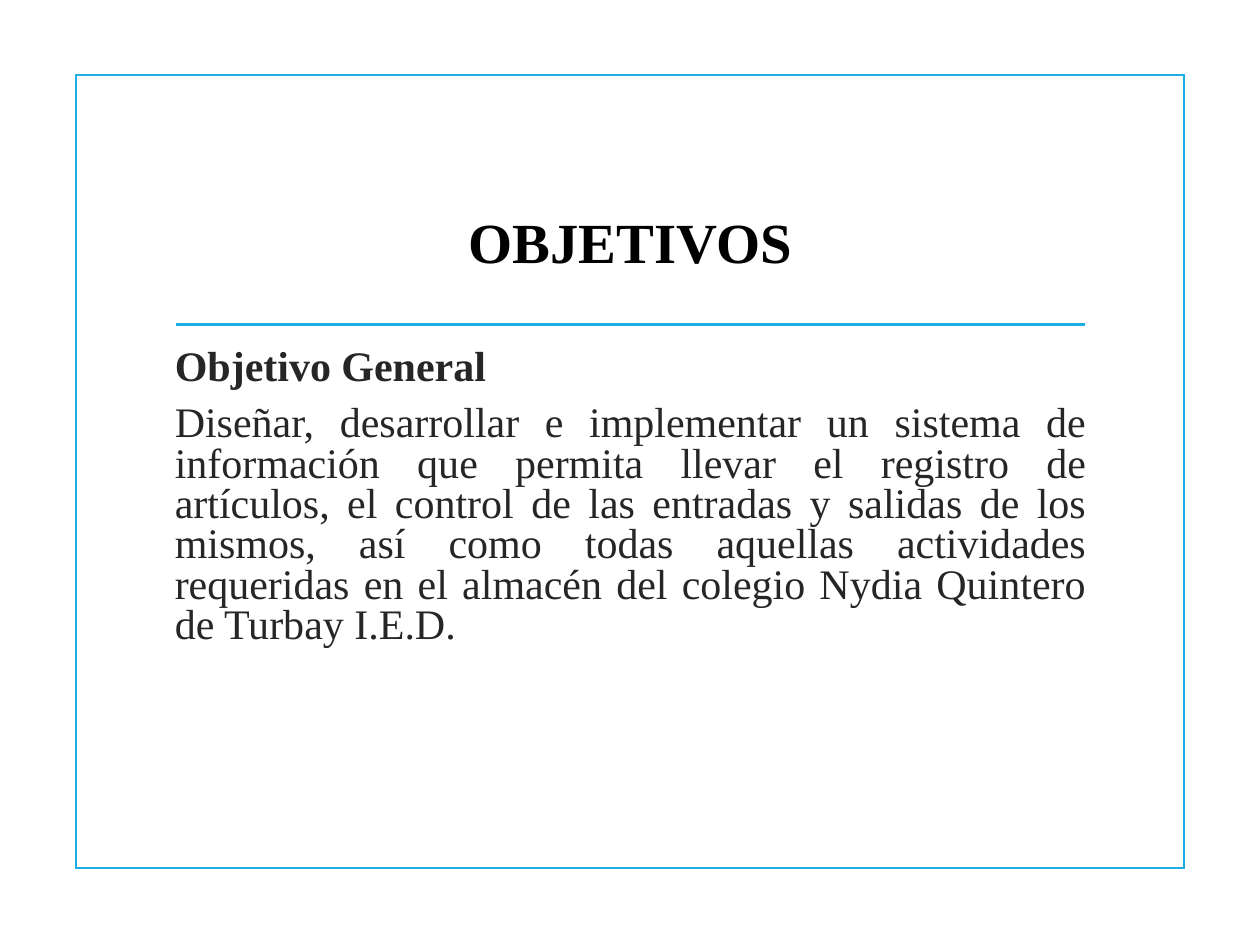
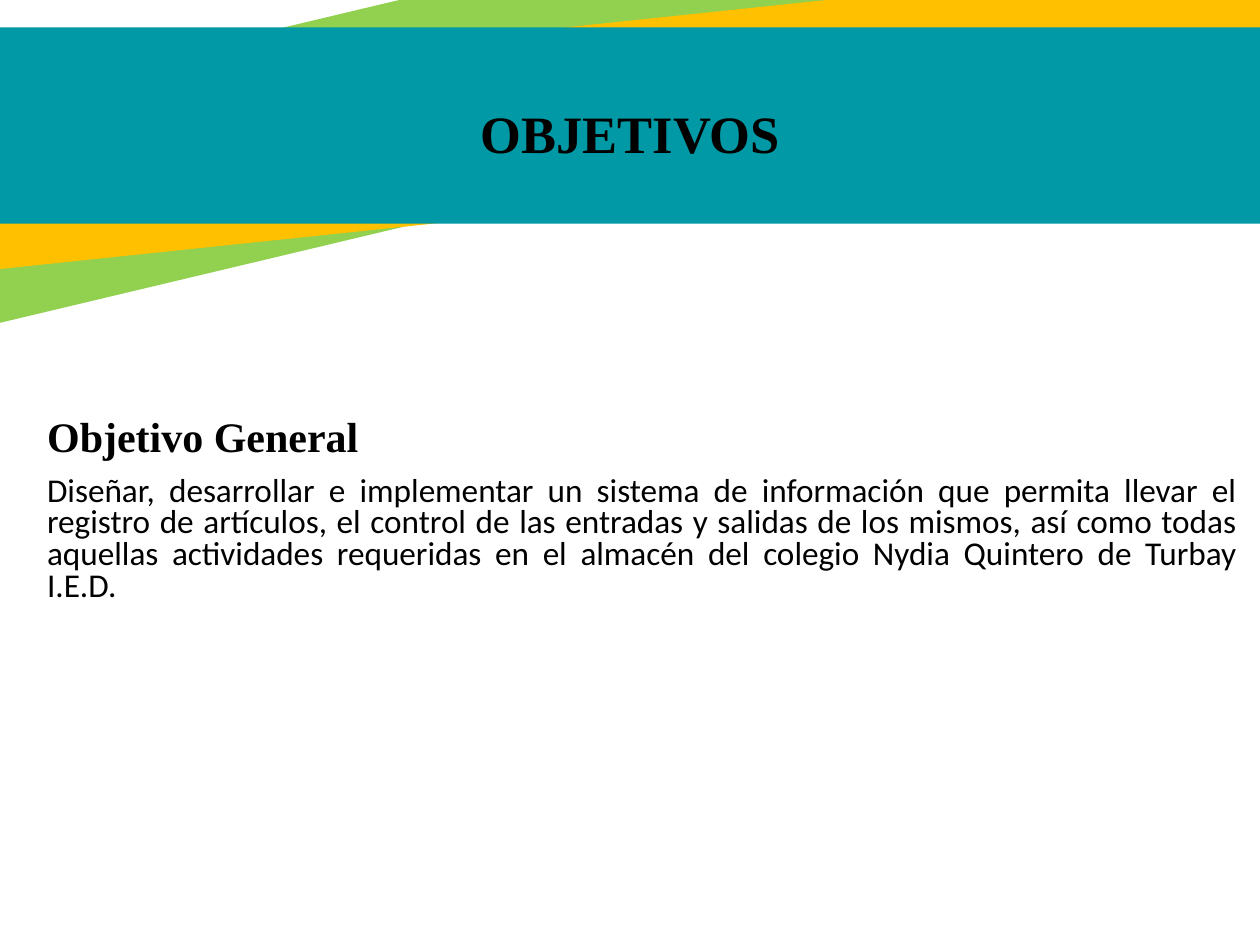
Before and after one commit to jackas779/proyecto, a slide deck: slide 7 of Presentación - Proyecto.pptx. Drawn at 1260x945 pixels with LibreOffice and Linux fonts; fonts in the diff are those of the drawing; background and template pictures are left out. Boxes give left, top, right and bottom in pixels: in the first picture for what was removed or moved away, otherwise in the second. Text is boxed around its words. In the diff, an @@ line names an element or a change of style, - is before the commit and + after.

```diff
--- a/Presentación - Proyecto.pptx
+++ b/Presentación - Proyecto.pptx
@@ rectangle added at (0,0,1260,387), fill #92D050 @@
@@ rectangle added at (0,0,1260,283), fill #FFC000 @@
@@ rectangle added at (0,28,1260,224), fill #0099A5 @@
@@ rectangle removed at (77,74,1184,868) @@
@@ text "OBJETIVOS": place and size @@
-text "OBJETIVOS" at (163,207,1100,343)
+text "OBJETIVOS" at (481,118,780,154)
@@ text "OBJETIVOS" at (481,118,780,154): size 32.4 to 30 pt; outline #FFFFFF 0.75 pt to none @@
@@ line removed from (176, 325) to (1085, 325) @@
@@ text "Objetivo General": place and size @@
-text "Objetivo General" at (175,352,1086,648)
+text "Objetivo General" at (47,423,1236,598)
@@ text "Objetivo General" at (47,423,1236,598): text colour #262626 to #000000, size 24 to 19 pt, font Times New Roman to Calibri; alignment left to justified @@
```
Also in this commit, not shown: 24 other slides changed, 4 slides added, 3 slides removed.
